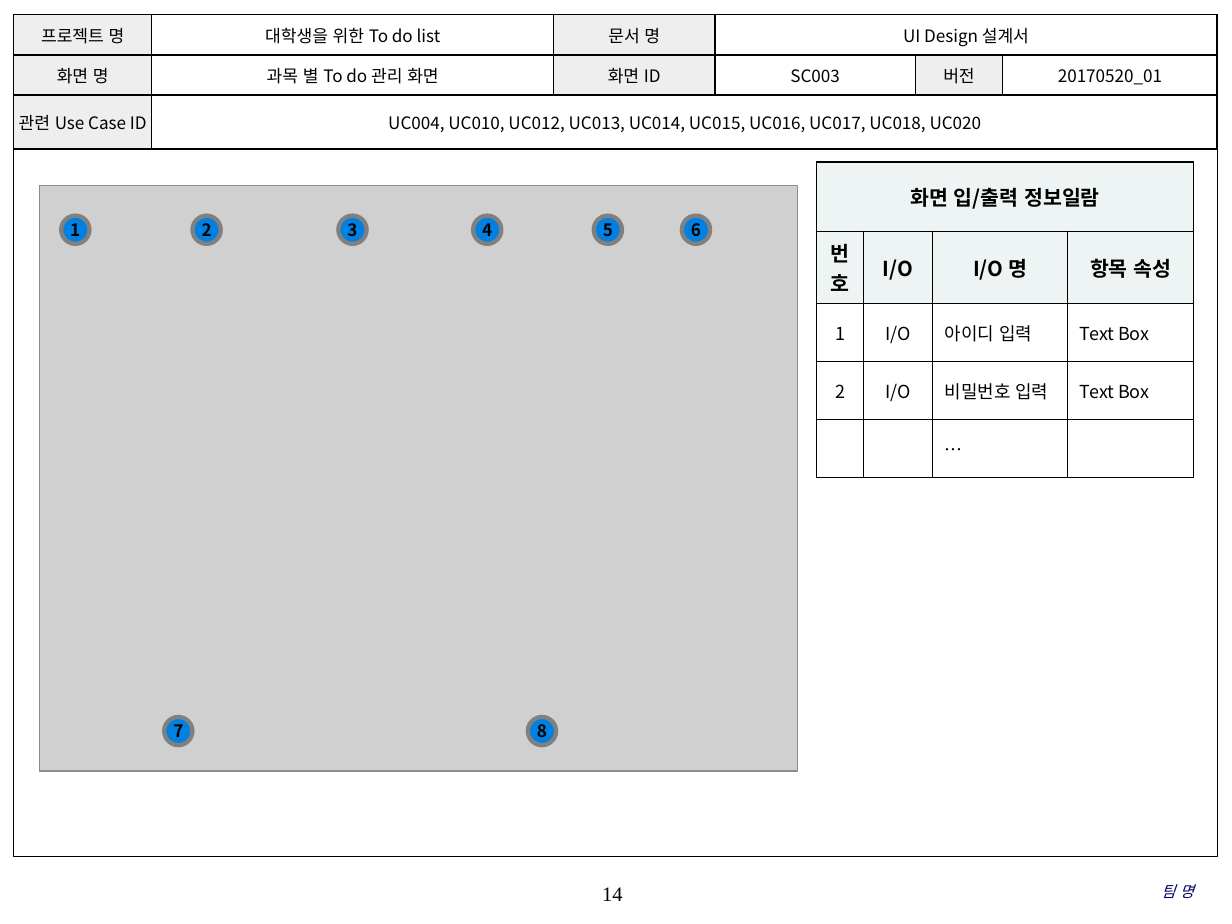
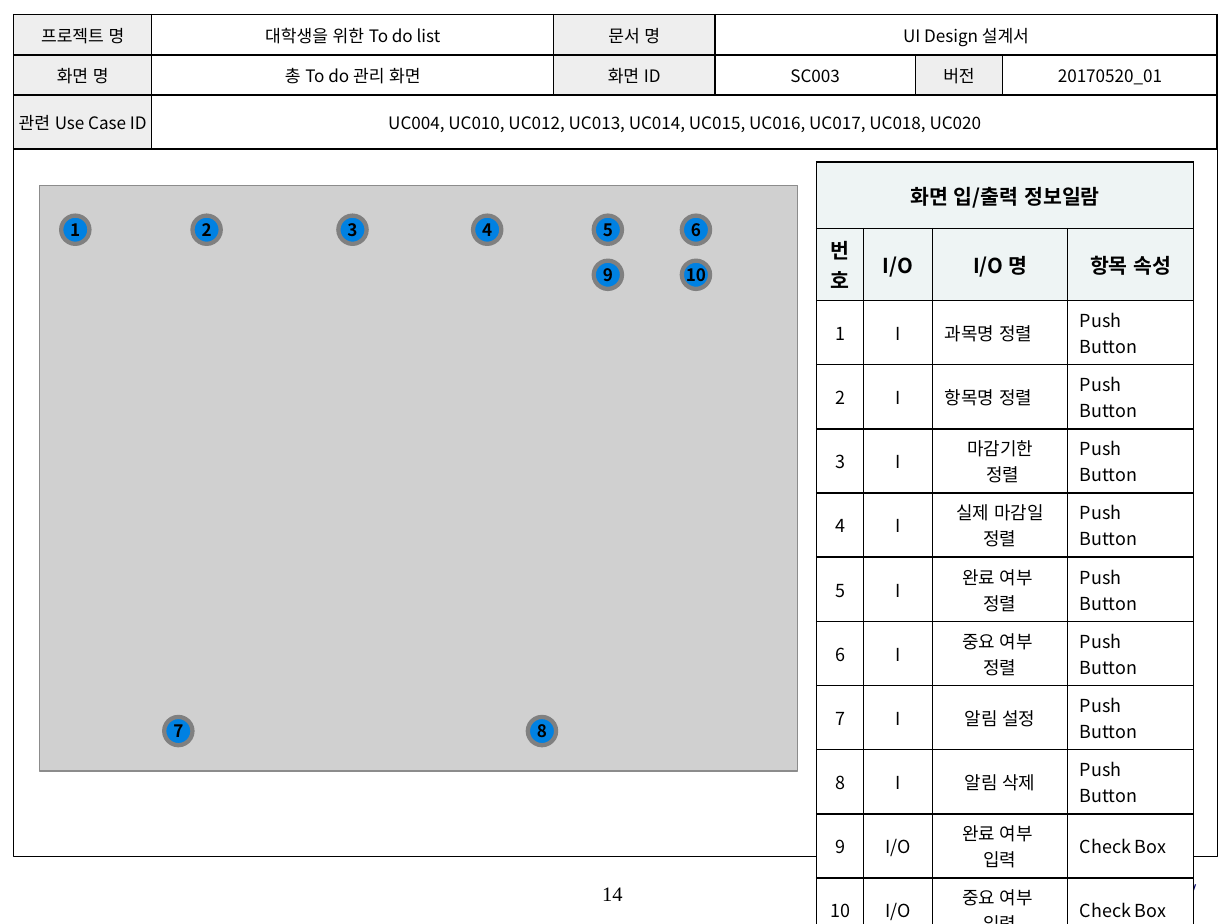
Before and after one commit to SE-admin/SE2017_4_tuna, a slide deck: slide 14 of doc/3_ 설계서/UI Design 설계서.pptx. Drawn at 1232x924 pixels with LibreOffice and Linux fonts; fonts in the diff are those of the drawing; grey boxes stand for pictures; background and template pictures are left out. Boxes give left, top, right and bottom in pixels: in the first picture for what was removed or moved away, otherwise in the second. Text is boxed around its words. In the diff, an @@ line names an element or a change of style, - is before the commit and + after.

Commit message:
UI Design 설계서, 과목별 To Do,총 To Do, 에러화면 UI Design 작성

```diff
--- a/doc/3_ 설계서/UI Design 설계서.pptx
+++ b/doc/3_ 설계서/UI Design 설계서.pptx
@@ table at box(14, 15, 1217, 142) @@
-row 2, column 2: 과목 별 To do 관리 화면
+row 2, column 2: 총 To do 관리 화면
@@ table at box(817, 163, 1194, 924) @@
-row 3: 1 | I/O | 아이디 입력 | Text Box
-row 4: 2 | I/O | 비밀번호 입력 | Text Box
-row 5:  |  | … | 
+row 3: 1 | I | 과목명 정렬 | Push Button
+row 4: 2 | I | 항목명 정렬 | Push Button
+row 5: 3 | I | 마감기한 / 정렬 | Push Button
+row 6: 4 | I | 실제 마감일 정렬 | Push Button
+row 7: 5 | I | 완료 여부 / 정렬 | Push Button
+row 8: 6 | I | 중요 여부 / 정렬 | Push Button
+row 9: 7 | I | 알림 설정 | Push Button
+row 10: 8 | I | 알림 삭제 | Push Button
+row 11: 9 | I/O | 완료 여부 / 입력 | Check Box
+row 12: 10 | I/O | 중요 여부 / 입력 | Check Box
@@ ellipse added at box(594, 261, 622, 290), fill #0081E2, outline #808080 2.5 pt, 10 pt, text #000000, bold @@
+9
@@ ellipse added at box(681, 261, 710, 290), fill #0081E2, outline #808080 2.5 pt, 10 pt, text #000000, bold @@
+10
```
Also in this commit, not shown: 8 other slides changed.
